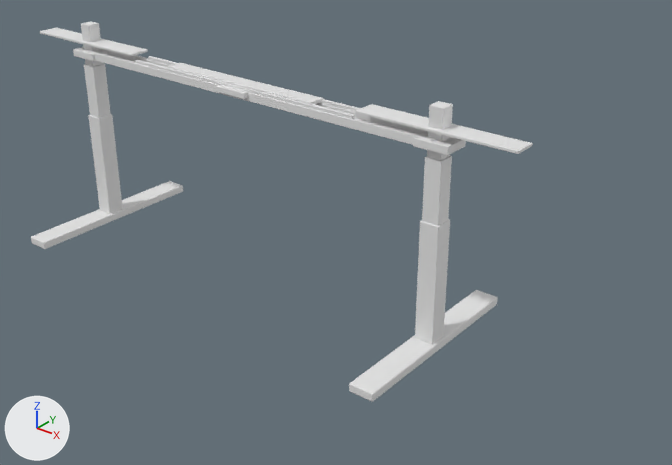
The glTF model assets/models/sit-stand-desk-frame-72in.glb: old version first, new version second.
Both versions are drawn from a 50 mm lens placed at (2.07, -2.1, 1.58), pointed at (0.34, 0.06, 0.24). Every picture has the same lights, and +X, +Y and +Z are marked at lower left. The picture after the commit comes second. Vertices at exactly the same position are counted once.

Before the edit, the objects in view are built like this:
```python
ob_crossbar_bracket_001 = bpy.data.objects.new('crossbar-bracket.001', me_cube_012)
ob_crossbar_bracket_001.location = (0.762, 0.0, 0.668)
ob_foot_001 = bpy.data.objects.new('foot.001', me_cube_007)
ob_foot_001.location = (0.762, 0.0, 0.015)
ob_lower_column_001 = bpy.data.objects.new('lower-column.001', me_cube_008)
ob_lower_column_001.location = (0.762, 0.0, 0.224)
ob_middle_column = bpy.data.objects.new('middle-column', me_cube_003)
ob_middle_column.location = (-0.762, 0.0, 0.5)
ob_middle_column_001 = bpy.data.objects.new('middle-column.001', me_cube_009)
ob_middle_column_001.location = (0.762, 0.0, 0.5)
ob_mount_plate_001 = bpy.data.objects.new('mount-plate.001', me_cube_011)
ob_mount_plate_001.location = (0.762, 0.0, 0.711)
ob_telescoping_rail = bpy.data.objects.new('telescoping-rail', me_cube_013)
ob_telescoping_rail.location = (0.0, -0.029, 0.671)
ob_telescoping_rail_001 = bpy.data.objects.new('telescoping-rail.001', me_cube_015)
ob_telescoping_rail_001.location = (0.0, 0.029, 0.671)
ob_upper_column_001 = bpy.data.objects.new('upper-column.001', me_cube_010)
ob_upper_column_001.location = (0.762, 0.0, 0.701)
# also in view: 'inner-rail' at (0.0, -0.03, 0.69); 'mount-plate' at (-0.76, 0.0, 0.71); 'cable-tray' at (0.0, 0.0, 0.69); 'foot' at (-0.76, 0.0, 0.01); 'lower-column' at (-0.76, 0.0, 0.22)
```
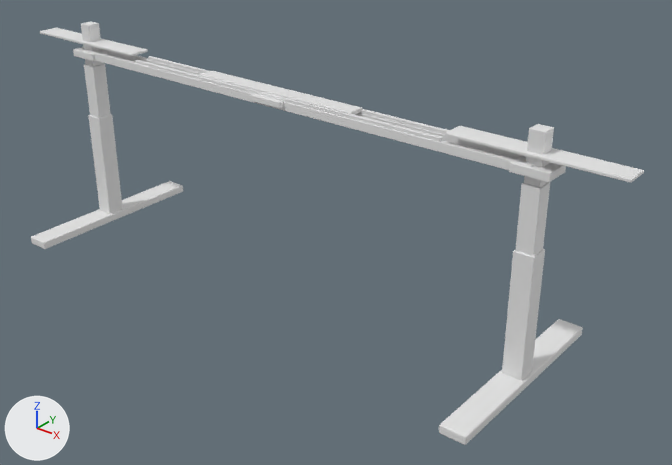
The newer file is also turned or shifted as a whole; pictures and numbers use the older file's frame.

Diff of the bpy script that builds the scene:
```diff
--- a/assets/models/sit-stand-desk-frame-72in.glb.py
+++ b/assets/models/sit-stand-desk-frame-72in.glb.py
@@ me_cube_007 @@
-me_cube_007.from_pydata(...)  # 56 vertices, 108 faces; spans x -0.043..0.043, y -0.351..0.351, z -0.015..0.015
+me_cube_007.from_pydata(...)  # 56 vertices, 108 faces; spans x 0.262..0.347, y -0.351..0.351, z -0.015..0.015
+# me_cube_007 part 1: 56 of 56 vertices moved; they spanned x -0.043..0.043, y -0.351..0.351, z -0.015..0.015 and now span x 0.262..0.347, y -0.351..0.351, z -0.015..0.015; mean shift (0.305, 0.0, 0.0)
 me_cube_007.materials.append(mat_powder_coated_black_steel)
@@ me_cube_011 @@
-me_cube_011.from_pydata(...)  # 56 vertices, 108 faces; spans x -0.265..0.265, y -0.039..0.039, z -0.004..0.004
+me_cube_011.from_pydata(...)  # 56 vertices, 108 faces; spans x 0.039..0.57, y -0.039..0.039, z -0.004..0.004
+# me_cube_011 part 2: 56 of 56 vertices moved; they spanned x -0.265..0.265, y -0.039..0.039, z -0.004..0.004 and now span x 0.039..0.57, y -0.039..0.039, z -0.004..0.004; mean shift (0.305, 0.0, 0.0)
 me_cube_011.materials.append(mat_powder_coated_black_steel)
@@ me_cube_012 @@
-me_cube_012.from_pydata(...)  # 56 vertices, 108 faces; spans x -0.0584..0.0584, y -0.0457..0.0457, z -0.0127..0.0127
+me_cube_012.from_pydata(...)  # 56 vertices, 108 faces; spans x 0.2464..0.3632, y -0.0457..0.0457, z -0.0127..0.0127
+# me_cube_012 part 3: 56 of 56 vertices moved; they spanned x -0.0584..0.0584, y -0.0457..0.0457, z -0.0127..0.0127 and now span x 0.2464..0.3632, y -0.0457..0.0457, z -0.0127..0.0127; mean shift (0.3048, 0.0, 0.0)
 me_cube_012.materials.append(mat_powder_coated_black_steel)
@@ me_cube_013 @@
-me_cube_013.from_pydata(...)  # 56 vertices, 108 faces; spans x -0.76..0.76, y -0.01..0.01, z -0.01..0.01
+me_cube_013.from_pydata(...)  # 56 vertices, 108 faces; spans x -0.76..1.07, y -0.01..0.01, z -0.01..0.01
+# me_cube_013 part 4: 10 of the vertices in x 0.76, y -0.01, z -0.01..0.01 are moved by (0.3, 0.02, 0.0)
+# me_cube_013 part 5: 4 of the vertices in x 0.76, y -0.01, z -0.01..0.01 are moved by (0.31, 0.02, 0.0)
+# me_cube_013 part 6: all 14 vertices in x -0.76, y -0.01, z -0.01..0.01 are moved by (1.83, 0.0, 0.0)
+# other edits to the shape of me_cube_013 do not show in these pictures
 me_cube_013.materials.append(mat_powder_coated_black_steel)
@@ me_cube_015 @@
-me_cube_015.from_pydata(...)  # 56 vertices, 108 faces; spans x -0.76..0.76, y -0.01..0.01, z -0.01..0.01
+me_cube_015.from_pydata(...)  # 56 vertices, 108 faces; spans x -0.76..1.07, y -0.01..0.01, z -0.01..0.01
+# me_cube_015 part 7: 4 of the vertices in x 0.76, y -0.01, z -0.01..0.01 are moved by (0.31, 0.02, 0.0)
+# me_cube_015 part 8: all 14 vertices in x -0.76, y -0.01, z -0.01..0.01 are moved by (1.83, 0.0, 0.0)
+# other edits to the shape of me_cube_015 do not show in these pictures
 me_cube_015.materials.append(mat_powder_coated_black_steel)
@@ ob_lower_column_001 @@
 ob_lower_column_001 = bpy.data.objects.new('lower-column.001', me_cube_008)
-ob_lower_column_001.location = (0.762, 0.0, 0.224)
+ob_lower_column_001.location = (1.067, 0.0, 0.224)
@@ ob_middle_column_001 @@
 ob_middle_column_001 = bpy.data.objects.new('middle-column.001', me_cube_009)
-ob_middle_column_001.location = (0.762, 0.0, 0.5)
+ob_middle_column_001.location = (1.067, 0.0, 0.5)
@@ ob_upper_column_001 @@
 ob_upper_column_001 = bpy.data.objects.new('upper-column.001', me_cube_010)
-ob_upper_column_001.location = (0.762, 0.0, 0.701)
+ob_upper_column_001.location = (1.067, 0.0, 0.701)
```

Where the change shows, as pixel boxes (x1, y1, x2, y2) in the pictures (672 x 465 px; the box of a moved part takes in the faces that stretch with it):
'foot.001', reshaped (12% taller): before (349, 290, 498, 402); after (439, 319, 583, 445)
'lower-column.001', moved: before (415, 219, 450, 344); after (502, 249, 545, 381)
'telescoping-rail', reshaped (28% wider, 26% taller): before (84, 50, 435, 145); after (84, 50, 534, 170)
'middle-column.001', moved: before (422, 156, 452, 226); after (515, 182, 550, 256)
'mount-plate.001', reshaped (13% wider, 14% taller): before (356, 104, 533, 154); after (444, 126, 644, 183)
'upper-column.001', moved: before (427, 101, 453, 161); after (524, 124, 554, 187)
'crossbar-bracket.001', reshaped (7% wider, 12% taller): before (413, 132, 466, 155); after (509, 156, 566, 182)
'telescoping-rail.001', reshaped (mostly hidden): before (102, 49, 428, 134); after (102, 49, 526, 159)
part 4 of me_cube_013, moved or reshaped: before (84, 50, 435, 141); after (107, 54, 533, 166)
part 5 of me_cube_013, moved or reshaped (not visible afterwards): before (84, 51, 432, 145)
part 6 of me_cube_013, moved or reshaped: before (85, 50, 428, 137); after (215, 84, 531, 170)
part 7 of me_cube_015, moved or reshaped (not visible afterwards): before (102, 49, 428, 134)
part 8 of me_cube_015, moved or reshaped (mostly hidden): before (134, 55, 148, 60); after (167, 65, 526, 159)
